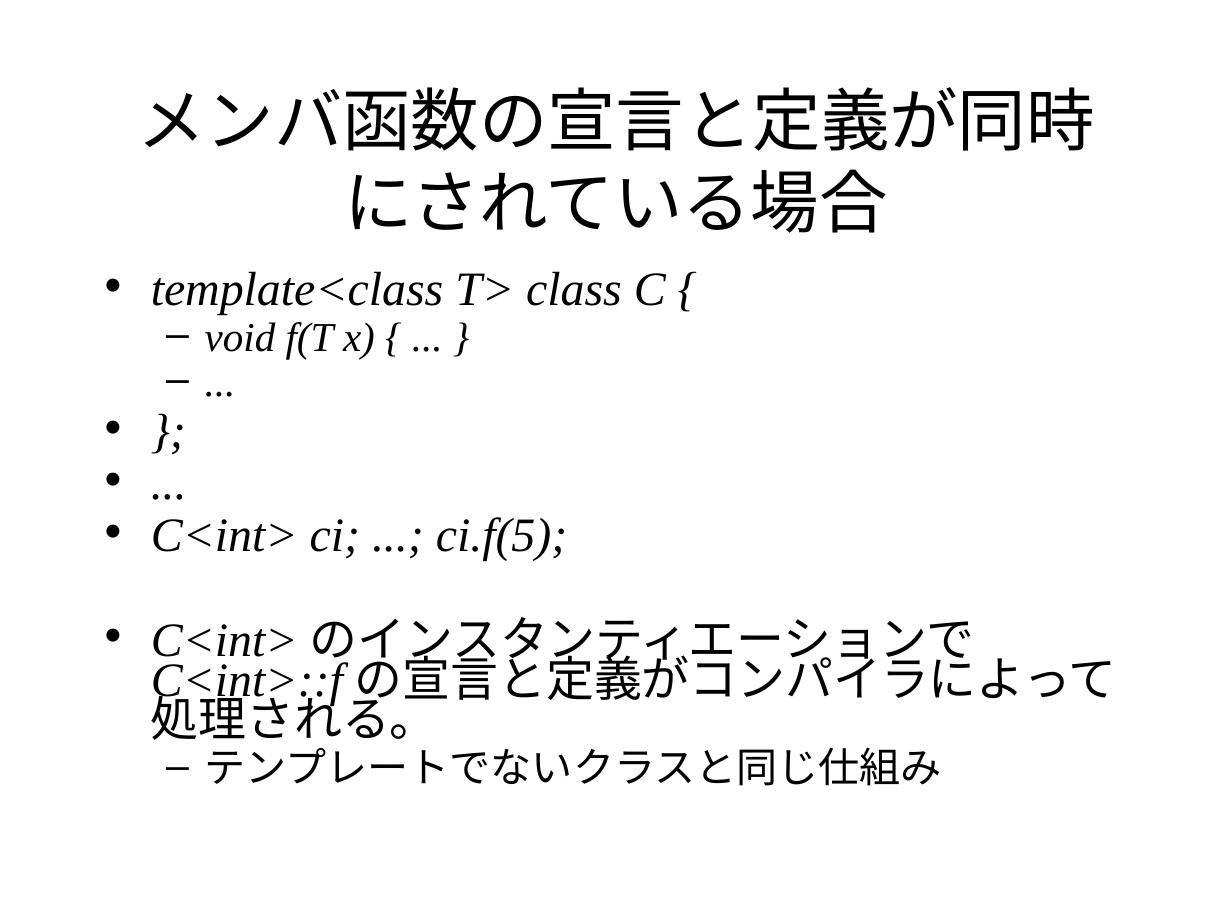
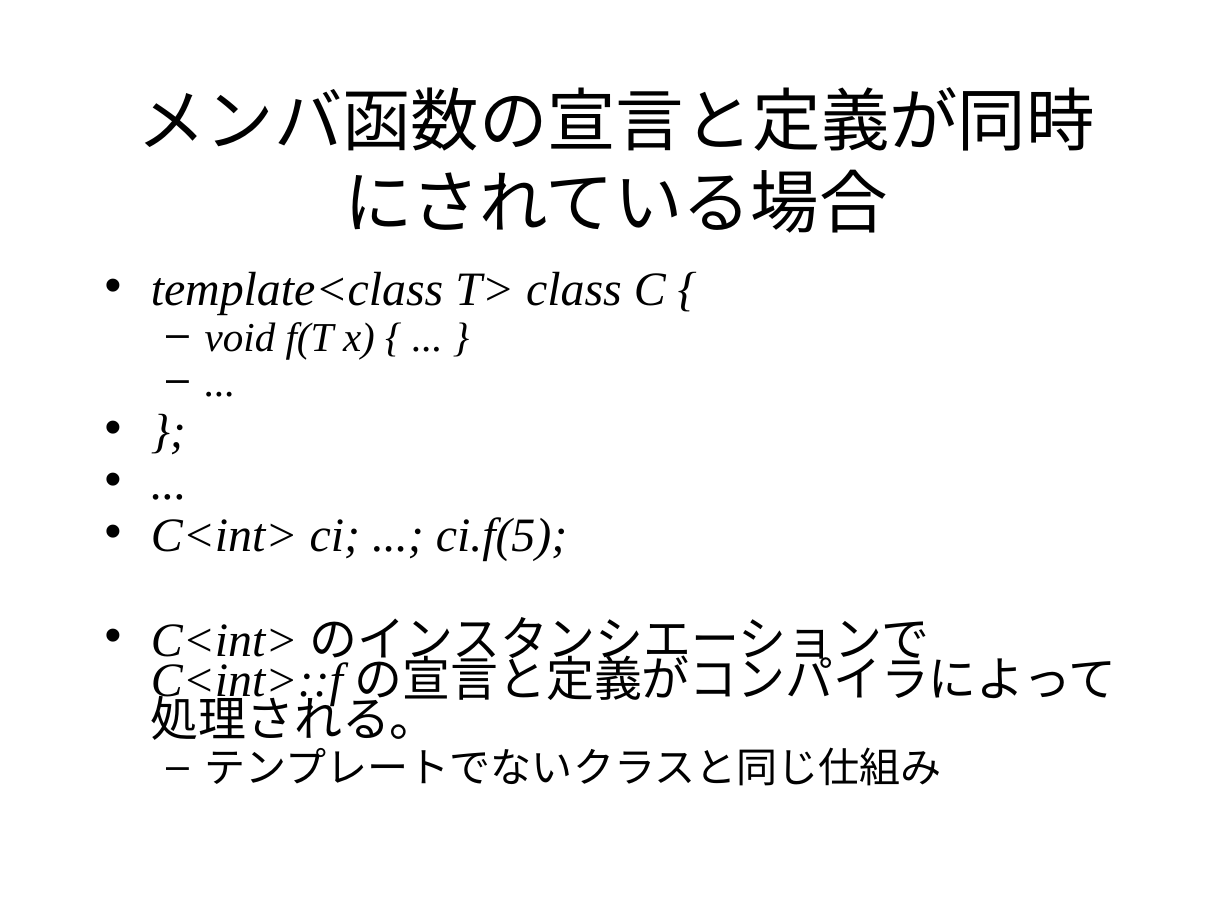
Before and after one commit to KeiHasegawa/cxx_doc, a slide deck: slide 2 of 15_template_mem_fun_instatiate.ppt. Drawn at 1232x924 pixels with LibreOffice and Linux fonts; fonts in the diff are those of the drawing. Boxes give left, top, right and bottom in pixels: in the first picture for what was removed or moved away, otherwise in the second. Text is boxed around its words. In the diff, an @@ line names an element or a change of style, - is before the commit and + after.

```diff
--- a/15_template_mem_fun_instatiate.ppt
+++ b/15_template_mem_fun_instatiate.ppt
@@ text at <box>151,617,1117,740</box>: text changed @@
-• C<int> のインスタンティエーションで C<int>::f の宣言と定義がコンパイラによって処理される。
+• C<int> のインスタンシエーションで C<int>::f の宣言と定義がコンパイラによって処理される。
```
Also in this commit, not shown: 4 other slides changed, 7 other files.
